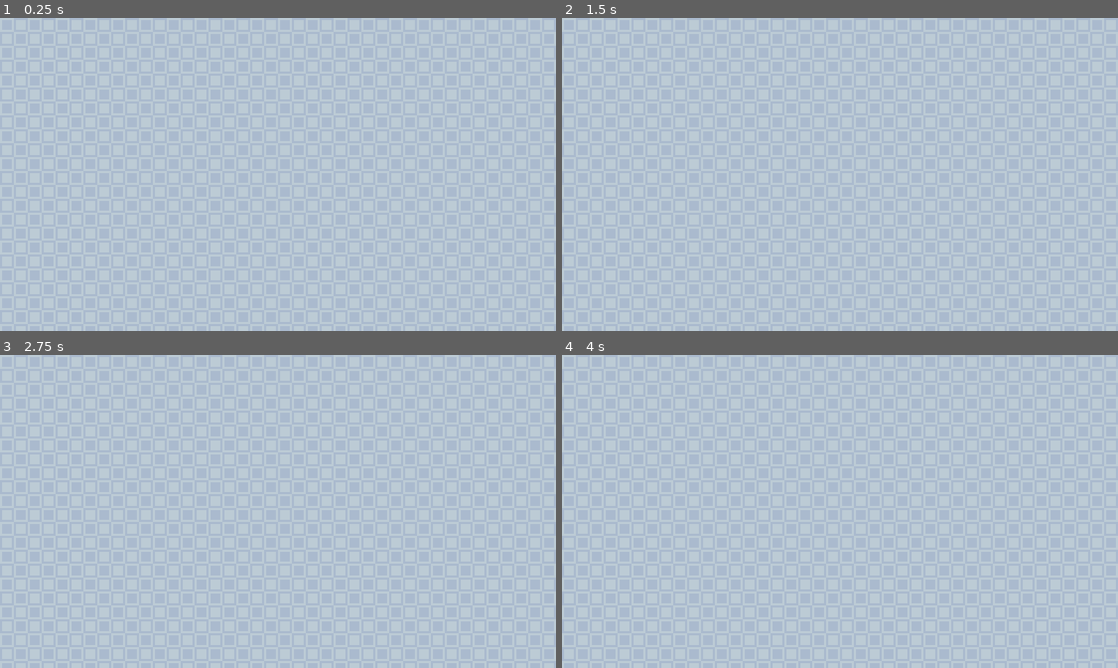
Above: before the commit, frames 1-4 (two rows, left to right).
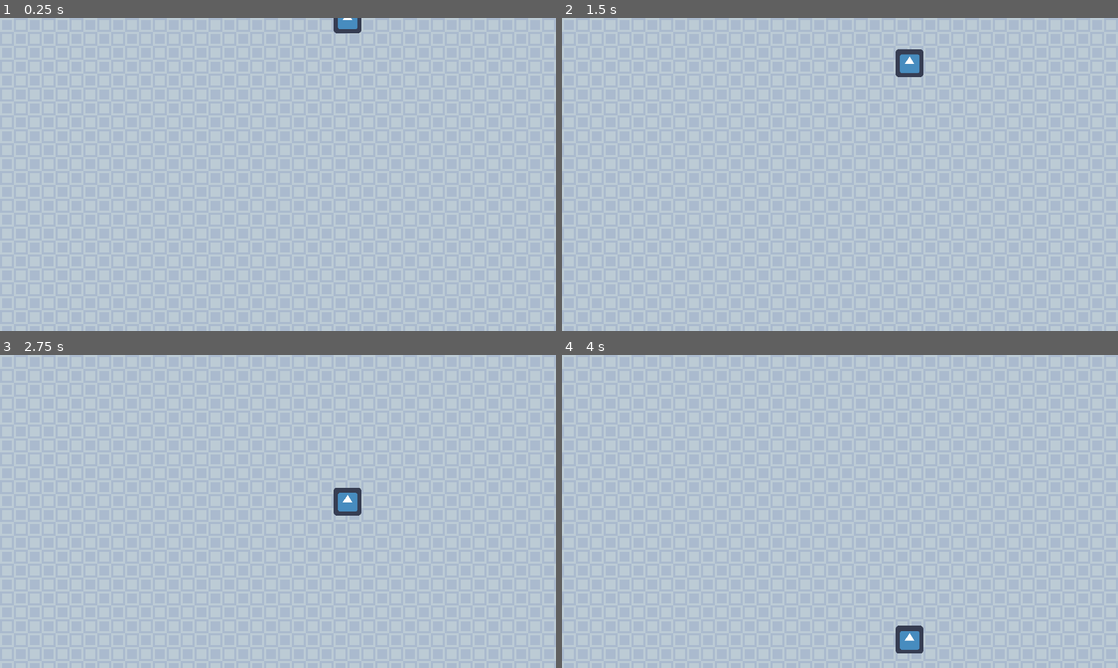
Above: after the commit, the same moments.

Repository: andreashsy/watermelon-game-godot
Game: Godot game, scene res://Main.tscn
Same seed, same stepped clock (60 frames per second), same inputs: the game is played once before the commit and once after it. The project has no main scene, so this scene is started directly. The engine's default icon, where the game draws it, is replaced by a stand-in: a white triangle on a blue panel in a dark square.
Inputs:
- Up to frame 1 (0.25 s): no input
- Up to frame 2 (1.5 s): no input
- Up to frame 3 (2.75 s): no input
- Up to frame 4 (4 s): no input

The runs differ from the first frame. In frame 1, 0.2% of the frame differs, in the area x 60-65%, y 0-5%; in frame 2, 0.4%, in the area x 60-65%, y 10-19%; in frame 3, 0.4%; in frame 4, 0.4%.

Commit message:
add circle, spawn circle logic

Diff:
--- /dev/null
+++ b/Circle.tscn
@@ -0,0 +1,19 @@
+[gd_scene load_steps=3 format=2]
+
+[ext_resource path="res://icon.png" type="Texture" id=1]
+
+[sub_resource type="CircleShape2D" id=1]
+radius = 31.0644
+
+[node name="Circle" type="Node2D"]
+
+[node name="RigidBody2D" type="RigidBody2D" parent="."]
+__meta__ = {
+"_edit_group_": true
+}
+
+[node name="Sprite" type="Sprite" parent="RigidBody2D"]
+texture = ExtResource( 1 )
+
+[node name="CollisionShape2D" type="CollisionShape2D" parent="RigidBody2D"]
+shape = SubResource( 1 )
--- /dev/null
+++ b/Main.gd
@@ -0,0 +1,15 @@
+extends Node2D
+
+var circle = preload("res://Circle.tscn")
+
+# Called when the node enters the scene tree for the first time.
+func _ready():
+	var circle_instance = circle.instance()
+	circle_instance.position = Vector2(800, 0)
+
+	add_child(circle_instance)
+
+
+# Called every frame. 'delta' is the elapsed time since the previous frame.
+#func _process(delta):
+#	pass
--- a/Main.tscn
+++ b/Main.tscn
@@ -1,11 +1,13 @@
-[gd_scene load_steps=3 format=2]
+[gd_scene load_steps=4 format=2]
 
 [ext_resource path="res://assets/Background_Blue.png" type="Texture" id=1]
+[ext_resource path="res://Main.gd" type="Script" id=2]
 
 [sub_resource type="RectangleShape2D" id=1]
-extents = Vector2( 205, 4 )
+extents = Vector2( 205.5, 4 )
 
 [node name="Main" type="Node2D"]
+script = ExtResource( 2 )
 
 [node name="Background" type="TextureRect" parent="."]
 margin_right = 1280.0
@@ -21,4 +23,5 @@
 }
 
 [node name="CollisionShape2D" type="CollisionShape2D" parent="Floor"]
+position = Vector2( 0.5, 0 )
 shape = SubResource( 1 )
